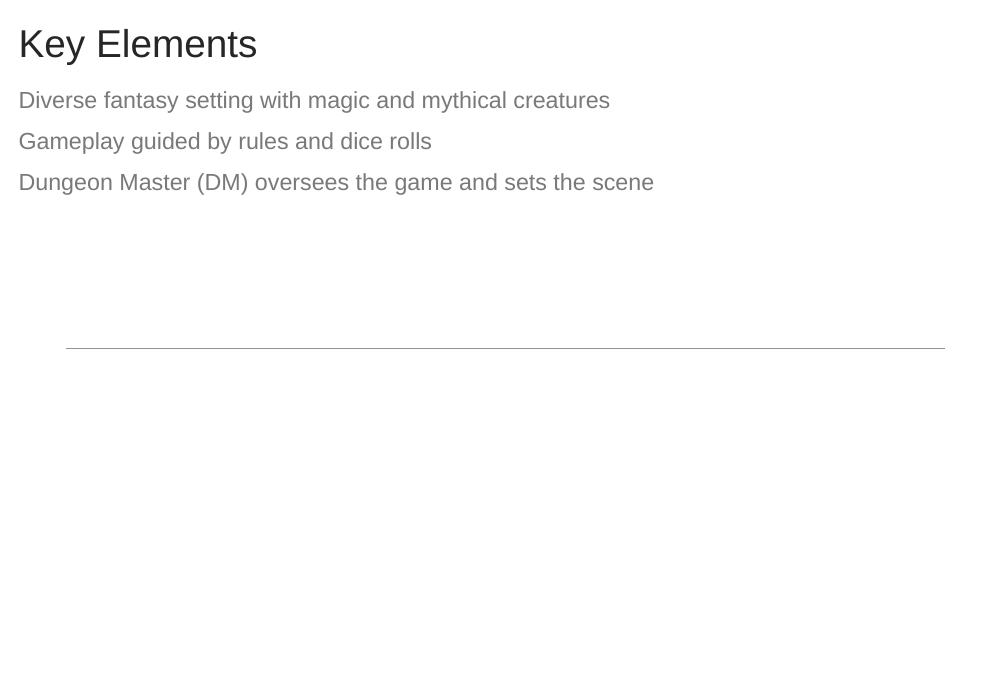
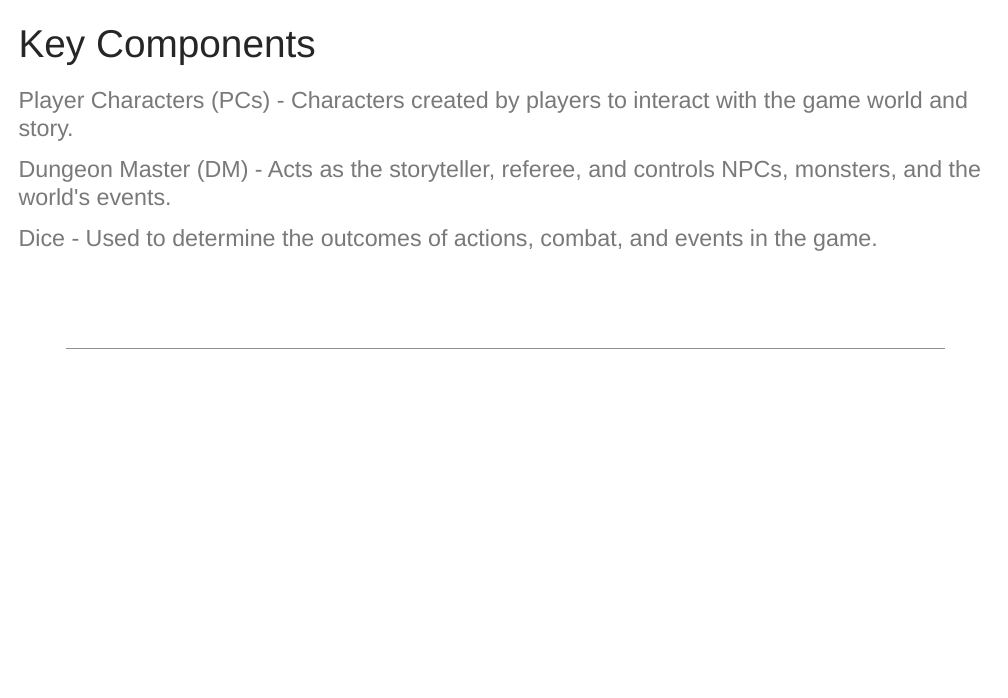
Before and after one commit to manu-sapiens/text2pptx, a slide deck: slide 4 of out/test_output_option_5.pptx.final.pptx (slide 3 before the commit). Drawn at 1008x698 pixels with LibreOffice and Linux fonts; fonts in the diff are those of the drawing. Boxes give left, top, right and bottom in pixels: in the first picture for what was removed or moved away, otherwise in the second. Text is boxed around its words. In the diff, an @@ line names an element or a change of style, - is before the commit and + after.

```diff
--- a/out/test_output_option_5.pptx.final.pptx
+++ b/out/test_output_option_5.pptx.final.pptx
@@ title at (x1=19, y1=30, x2=316, y2=64): text changed @@
-Key Elements
+Key Components
@@ text at (x1=19, y1=91, x2=981, y2=251): text changed @@
-Diverse fantasy setting with magic and mythical creatures
-Gameplay guided by rules and dice rolls
-Dungeon Master (DM) oversees the game and sets the scene
+Player Characters (PCs) - Characters created by players to interact with the game world and story.
+Dungeon Master (DM) - Acts as the storyteller, referee, and controls NPCs, monsters, and the world's events.
+Dice - Used to determine the outcomes of actions, combat, and events in the game.
```
Also in this commit, not shown: 5 other slides changed, 3 slides added, 10 slides removed, 5 other files.
